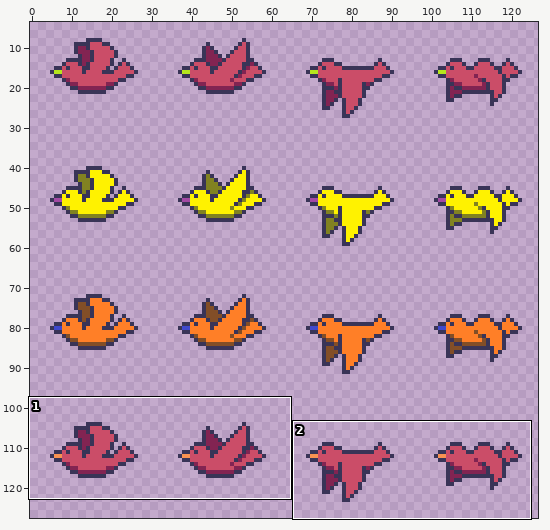
Two versions of one sprite sheet, resource/assets/animals/bird.png. The first picture is a wide view before the edit; the outline marks the close-up.
Close-up. First the earlier version:
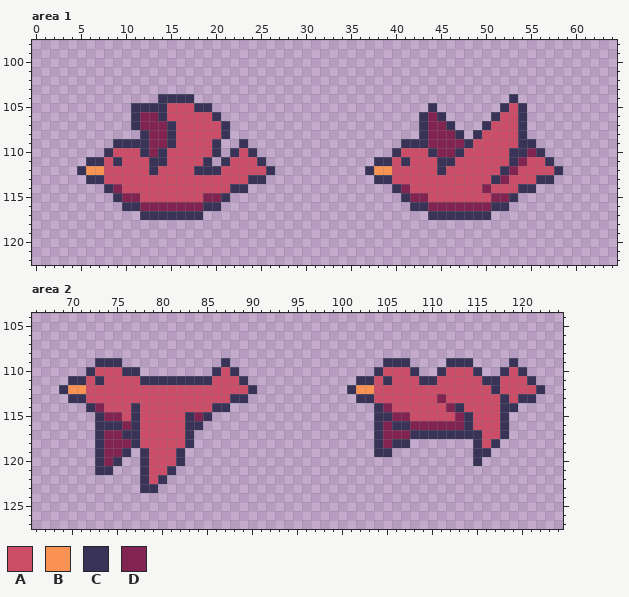
The file is 128x128 pixels. Shown: area 1: x 0..64, y 98..122; area 2: x 66..124, y 104..127. The wide view leaves out empty margins.
Palette (. is transparent): A #cb4d68  B #f99252  C #393457  D #822452
Pixels before, area 1, first column x 5:
104 .........CCCC...................................C.....
105 ......CCCCAAACC........................C.......CAC....
106 ......CDDCAAAAAC......................CDC.....CAAC....
107 ......CDDDCAAAAAC.....................CDDC...CAAAC....
108 .......CDDCAAAAAC.....................CDDDC.CAAAAC....
109 ....CCCCDDCAAAAC..C.................CCCDDDDCAAAAACC...
110 ...CAAACDCAAAAAC.CAC...............CAAACDDCAAAAACCDC..
111 .CCACAAACCAAAAC.CAAAC............CCACAAACCAAAAAACDAAC.
112 CBBAAAAACAAAACCCAAAAAC..........CBBAAAAACAAAAAACDAAAAC
113 .CCAAAAAAAAAAAAAAAACC............CCAAAAAAAAAAACDAAACC.
114 ...CDAAAAAAAAAAAACC................CDAAAAAAAADAAACC...
115 ....CDDAAAAAAADDC...................CDDAAAAAAADDC.....
116 .....CCDDDDDDDCC.....................CCDDDDDDDCC......
117 .......CCCCCCC.........................CCCCCCC........
Pixels before, area 2, first column x 69:
109 ....CCC...........C.................CCC....CCC....C...
110 ...CAAACC........CAC...............CAAAC..CAAAC..CAC..
111 .CCACAAAACCCCCCCCAAAC............CCACAAACCAAAAACCAAAC.
112 CBBAAAAAAAAAAAAAAAAAAC..........CBBAAAAAAAAAAAAACAAAAC
113 .CCAAAAAAAAAAAAAAAACC............CCAAAAAAADAAAAAACACC.
114 ...CDAAACAAAAAAAACC................CDAAAAAADCAAAACC...
115 ....CDDACAAAAACDC..................CCDDAAAAADCAAAC....
116 ....CCCDCAAAAACC...................CDCCDDDDDDCAAAC....
117 ....CDDCCAAAAAC....................CDDDCCCCCCCCAAC....
118 ....CDDDCAAAAAC....................CDCC.......CAC.....
119 ....CDDC.CAAAC.....................CC.........CC......
120 ....CDC..CAAAC................................C.......
121 ....CC...CAAC.........................................
122 .........CAC..........................................
123 .........CC...........................................
And afterwards:
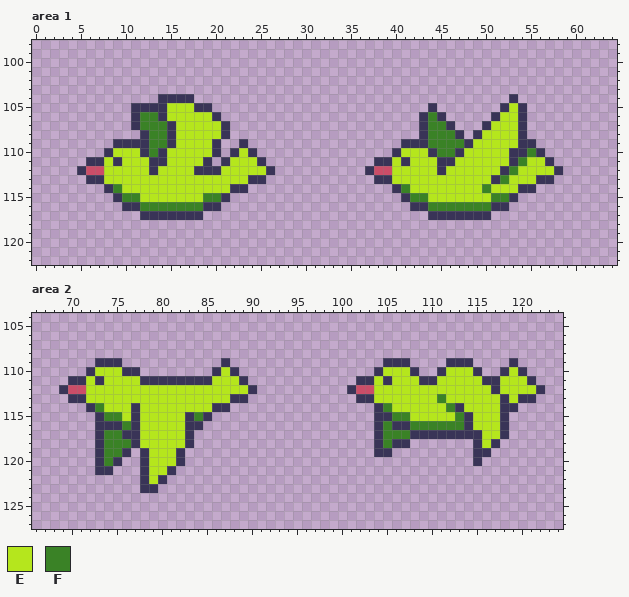
Colours new in this view: E #b5e61d  F #3a8226
Edits made:
Area 1:
y 105: x 15..17 AAA -> EEE; x 53 A -> E
y 106: x 12..13 DD -> FF; x 15..19 AAAAA -> EEEEE; x 44 D -> F; x 52..53 AA -> EE
y 107: x 12..14 DDD -> FFF; x 16..20 AAAAA -> EEEEE; x 44..45 DD -> FF; x 51..53 AAA -> EEE
y 108: x 13..14 DD -> FF; x 16..20 AAAAA -> EEEEE; x 44..46 DDD -> FFF; x 50..53 AAAA -> EEEE
y 109: x 13..14 DD -> FF; x 16..19 AAAA -> EEEE; x 44..47 DDDD -> FFFF; x 49..53 AAAAA -> EEEEE
y 110: x 9..11 AAA -> EEE; x 13 D -> F; x 15..19 AAAAA -> EEEEE; x 23 A -> E; x 41..43 AAA -> EEE; x 45..46 DD -> FF; x 48..52 AAAAA -> EEEEE; x 55 D -> F
y 111: x 8 A -> E; x 10..12 AAA -> EEE; x 15..18 AAAA -> EEEE; x 22..24 AAA -> EEE; x 40 A -> E; x 42..44 AAA -> EEE; x 47..52 AAAAAA -> EEEEEE; x 54..56 DAA -> FEE
y 112: x 6..12 BBAAAAA -> AAEEEEE; x 14..17 AAAA -> EEEE; x 21..25 AAAAA -> EEEEE; x 38..44 BBAAAAA -> AAEEEEE; x 46..51 AAAAAA -> EEEEEE; x 53..57 DAAAA -> FEEEE
y 113: x 8..23 AAAAAAAAAAAAAAAA -> EEEEEEEEEEEEEEEE; x 40..50 AAAAAAAAAAA -> EEEEEEEEEEE; x 52..55 DAAA -> FEEE
y 114: x 9..21 DAAAAAAAAAAAA -> FEEEEEEEEEEEE; x 41..53 DAAAAAAAADAAA -> FEEEEEEEEFEEE
y 115: x 10..20 DDAAAAAAADD -> FFEEEEEEEFF; x 42..52 DDAAAAAAADD -> FFEEEEEEEFF
y 116: x 12..18 DDDDDDD -> FFFFFFF; x 44..50 DDDDDDD -> FFFFFFF
Area 2:
y 110: x 73..75 AAA -> EEE; x 87 A -> E; x 105..107 AAA -> EEE; x 112..114 AAA -> EEE; x 119 A -> E
y 111: x 72 A -> E; x 74..77 AAAA -> EEEE; x 86..88 AAA -> EEE; x 104 A -> E; x 106..108 AAA -> EEE; x 111..115 AAAAA -> EEEEE; x 118..120 AAA -> EEE
y 112: x 70..89 BBAAAAAAAAAAAAAAAAAA -> AAEEEEEEEEEEEEEEEEEE; x 102..116 BBAAAAAAAAAAAAA -> AAEEEEEEEEEEEEE; x 118..121 AAAA -> EEEE
y 113: x 72..87 AAAAAAAAAAAAAAAA -> EEEEEEEEEEEEEEEE; x 104..117 AAAAAAADAAAAAA -> EEEEEEEFEEEEEE; x 119 A -> E
y 114: x 73..76 DAAA -> FEEE; x 78..85 AAAAAAAA -> EEEEEEEE; x 105..112 DAAAAAAD -> FEEEEEEF; x 114..117 AAAA -> EEEE
y 115: x 74..76 DDA -> FFE; x 78..82 AAAAA -> EEEEE; x 84 D -> F; x 106..113 DDAAAAAD -> FFEEEEEF; x 115..117 AAA -> EEE
y 116: x 76 D -> F; x 78..82 AAAAA -> EEEEE; x 105 D -> F; x 108..113 DDDDDD -> FFFFFF; x 115..117 AAA -> EEE
y 117: x 74..75 DD -> FF; x 78..82 AAAAA -> EEEEE; x 105..107 DDD -> FFF; x 116..117 AA -> EE
y 118: x 74..76 DDD -> FFF; x 78..82 AAAAA -> EEEEE; x 105 D -> F; x 116 A -> E
y 119: x 74..75 DD -> FF; x 79..81 AAA -> EEE
y 120: x 74 D -> F; x 79..81 AAA -> EEE
y 121: x 79..80 AA -> EE
y 122: x 79 A -> E
